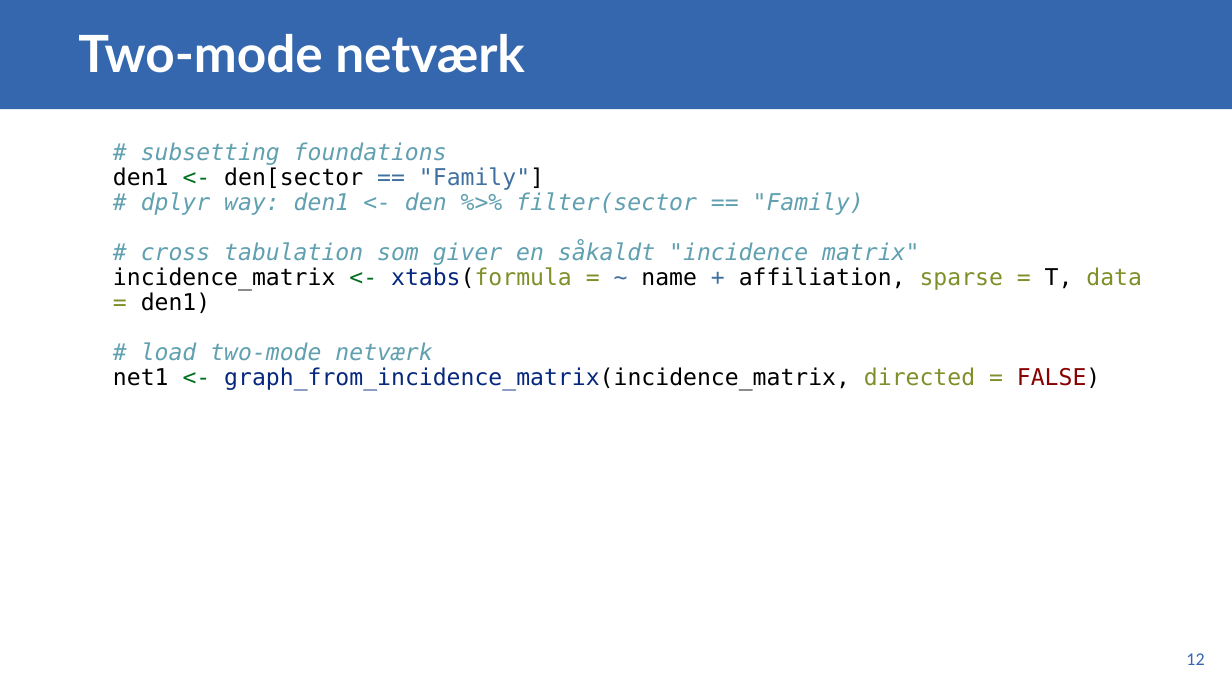
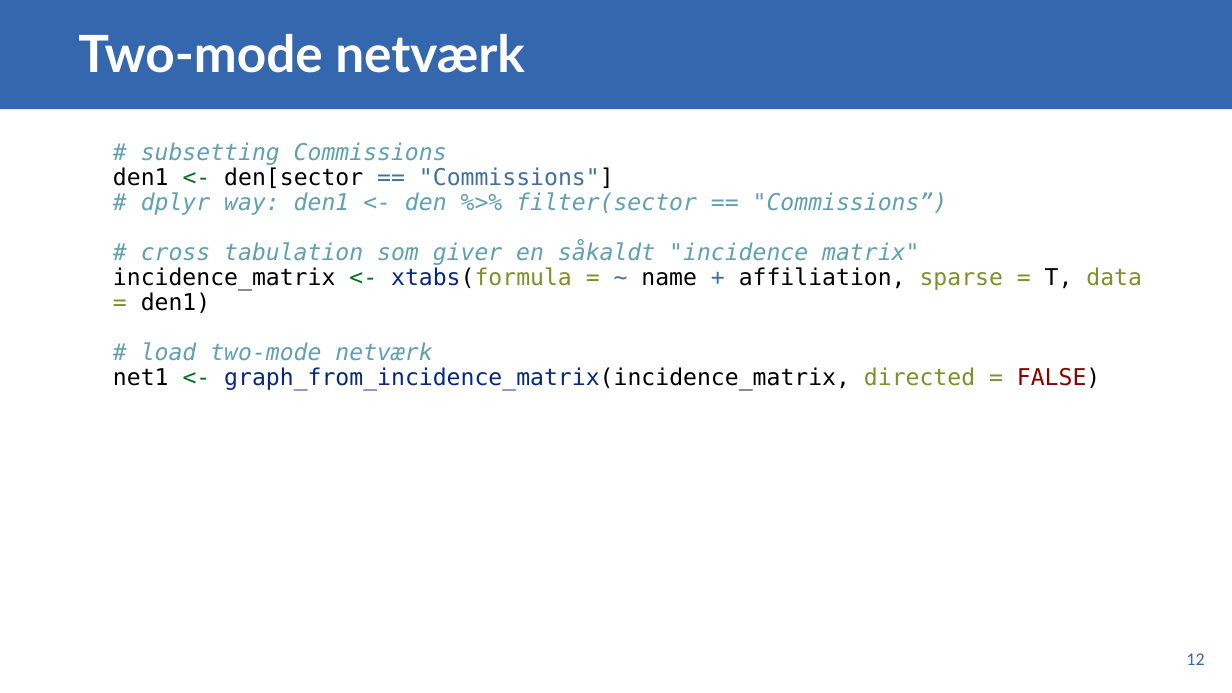
Before and after one commit to GamerdingerA/agamerdinger, a slide deck: slide 12 of content/teaching/virksomhedsstrategi/lektion01/lektion01-powerpoint.pptx. Drawn at 1232x693 pixels with LibreOffice and Linux fonts; fonts in the diff are those of the drawing. Boxes give left, top, right and bottom in pixels: in the first picture for what was removed or moved away, otherwise in the second. Text is boxed around its words. In the diff, an @@ line names an element or a change of style, - is before the commit and + after.

```diff
--- a/content/teaching/virksomhedsstrategi/lektion01/lektion01-powerpoint.pptx
+++ b/content/teaching/virksomhedsstrategi/lektion01/lektion01-powerpoint.pptx
@@ text at (113, 142, 1142, 391): text changed @@
-# subsetting foundations
-den1 <- den[sector == "Family"]
-# dplyr way: den1 <- den %>% filter(sector == "Family)
-# cross tabulation som giver en såkaldt "incidence matrix"
-incidence_matrix <- xtabs(formula = ~ name + affiliation, sparse = T, data = den1)
-# load two-mode netværk
-net1 <- graph_from_incidence_matrix(incidence_matrix, directed = FALSE)
+# subsetting Commissions
+den1 <- den[sector == "Commissions"]
+# dplyr way: den1 <- den %>% filter(sector == "Commissions”)
+# cross tabulation som giver en såkaldt "incidence matrix"
+incidence_matrix <- xtabs(formula = ~ name + affiliation, sparse = T, data = den1)
+# load two-mode netværk
+net1 <- graph_from_incidence_matrix(incidence_matrix, directed = FALSE)
```
Also in this commit, not shown: 1 other slide changed, 1 slide added, 1 slide removed, 1 other file.
